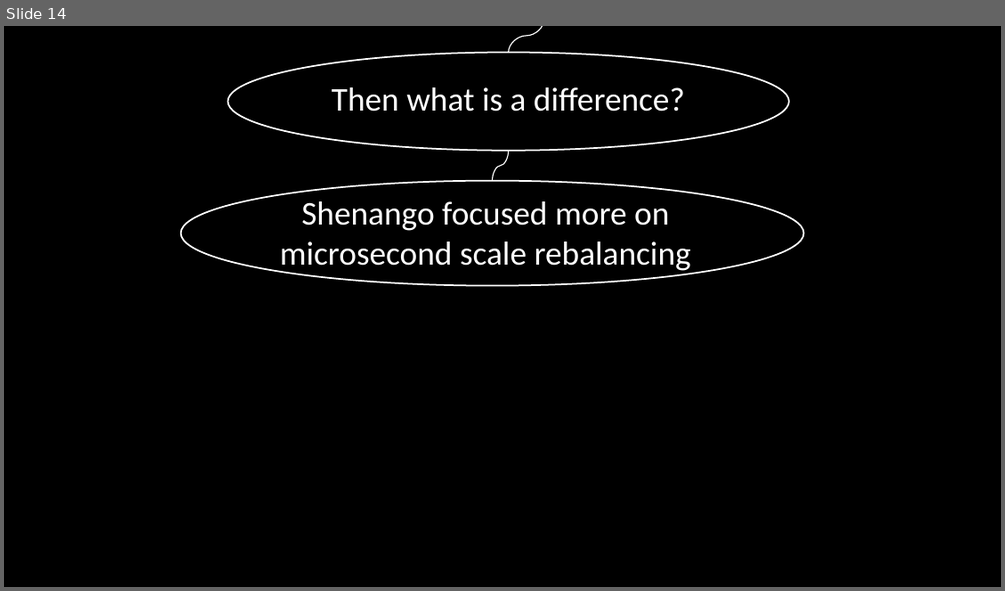
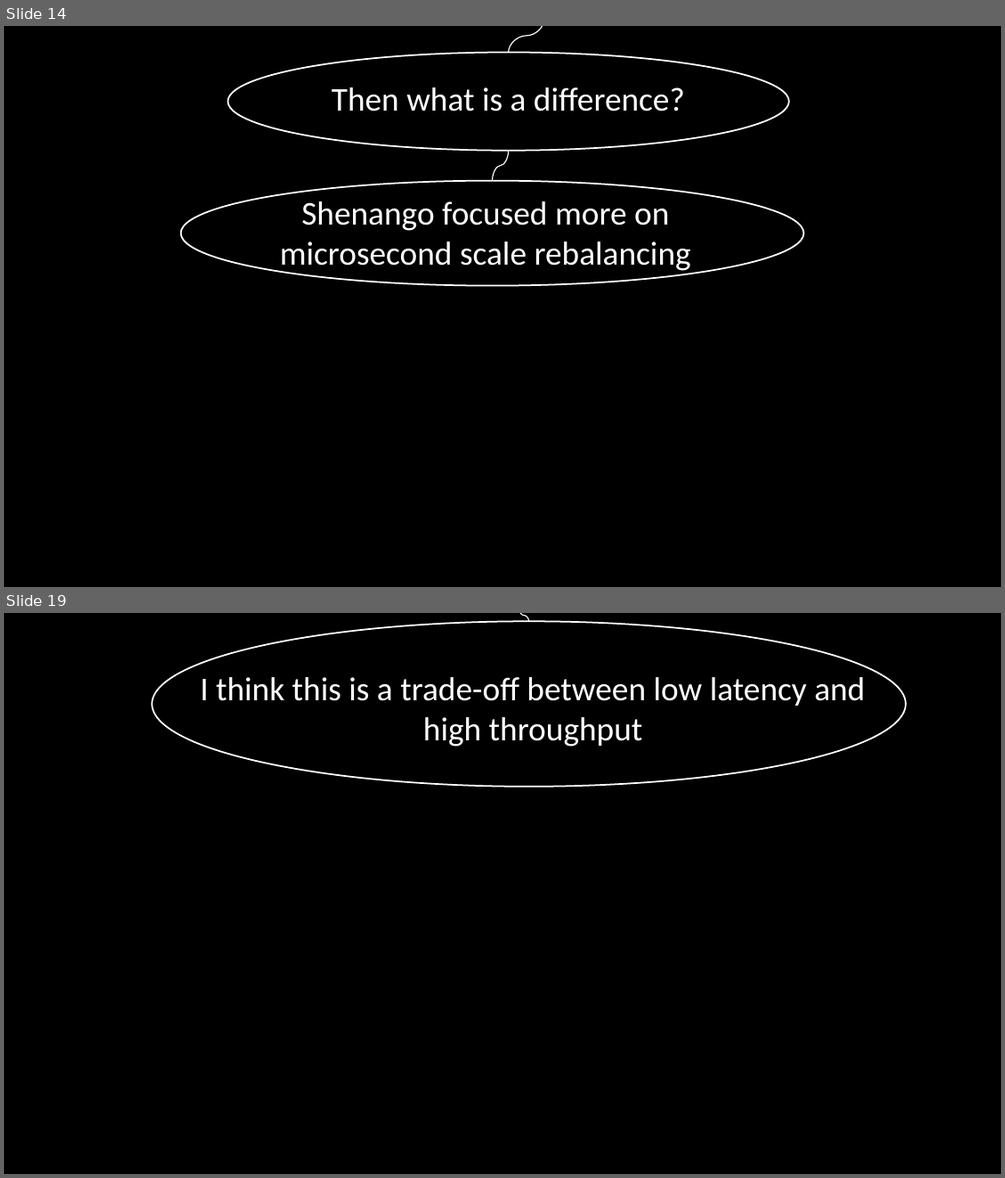
Before and after one commit to minseok127/paper_reviews, a slide deck: operating_system/ghOSt/Shenango.pptx. Shown one above the other, each under a label of ours: slide 14 before the commit, slides 14 and 19 after it; the slides between them are not shown. The pictures are 1005x591 and 1005x1178 pixels, drawn with LibreOffice and Linux fonts; fonts in the diff are those of the drawing. Boxes give left, top, right and bottom in pixels: in the first picture for what was removed or moved away, otherwise in the second. Text is boxed around its words. In the diff, an @@ line names an element or a change of style, - is before the commit and + after.

```diff
--- a/operating_system/ghOSt/Shenango.pptx
+++ b/operating_system/ghOSt/Shenango.pptx
@@ slide 19 added at (4, 613, 1001, 1174), background #000000 @@
@@ ellipse added at (152, 621, 906, 787), outline #FFFFFF 1.5 pt @@
@@ curved line added from (519, 613) to (529, 621), #FFFFFF 1 pt @@
@@ text added at (200, 677, 865, 747), 32 pt, text #FFFFFF @@
+I think this is a trade-off between low latency and high throughput
```
Also in this commit, not shown: 4 slides changed, 8 other slides added, 3 other files.
